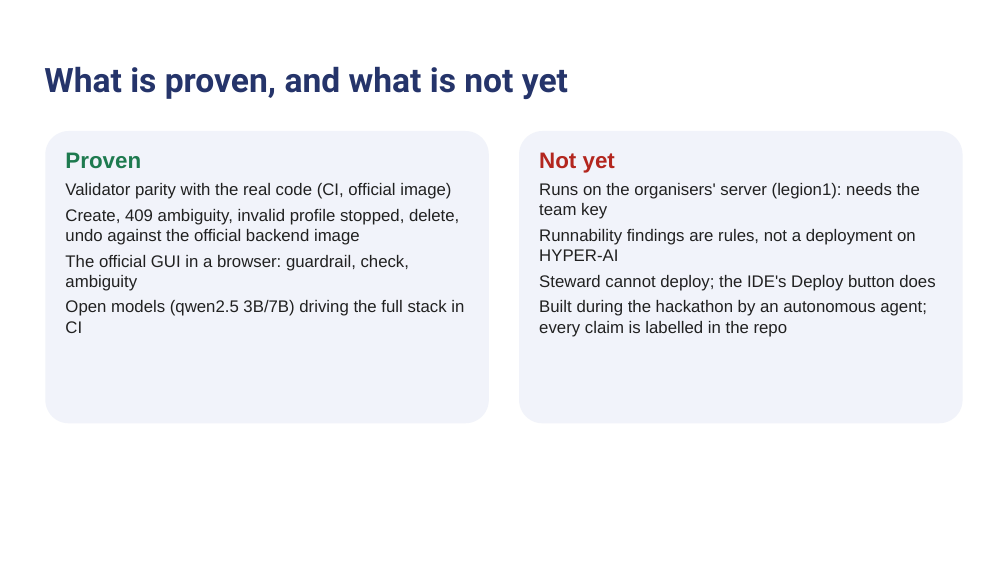
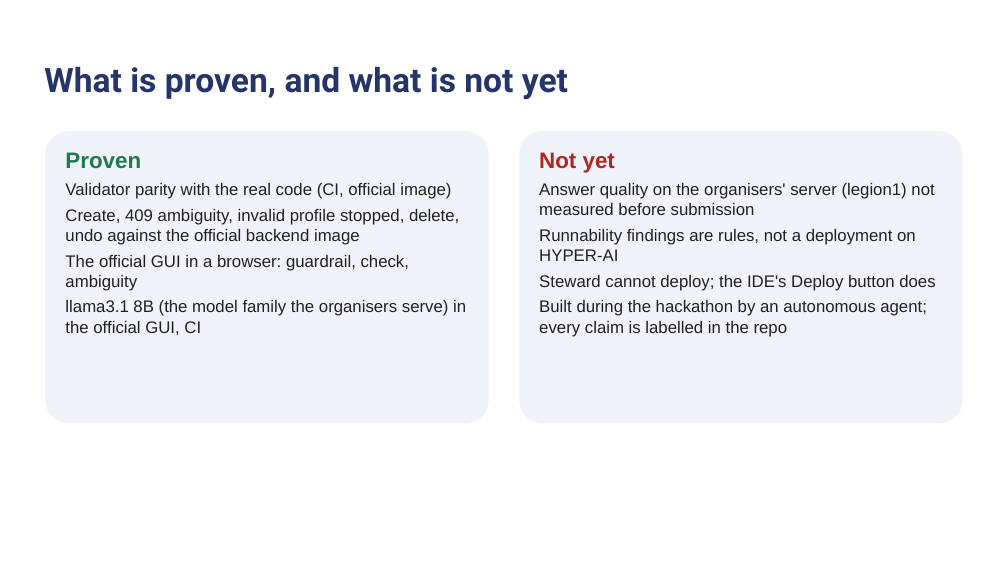
Before and after one commit to Faadil1/veles-hack-2026, a slide deck: slide 9 of docs/pitch/Hyperion-Steward-VelesHack.pptx. Drawn at 1008x567 pixels with LibreOffice and Linux fonts; fonts in the diff are those of the drawing; background and template pictures are left out. Boxes give left, top, right and bottom in pixels: in the first picture for what was removed or moved away, otherwise in the second. Text is boxed around its words. In the diff, an @@ line names an element or a change of style, - is before the commit and + after.

```diff
--- a/docs/pitch/Hyperion-Steward-VelesHack.pptx
+++ b/docs/pitch/Hyperion-Steward-VelesHack.pptx
@@ text at [539,183,934,215]: text changed @@
-Runs on the organisers' server (legion1): needs the team key
+Answer quality on the organisers' server (legion1) not measured before submission
@@ text at [65,300,466,335]: text changed @@
-Open models (qwen2.5 3B/7B) driving the full stack in CI
+llama3.1 8B (the model family the organisers serve) in the official GUI, CI
```
Also in this commit, not shown: 2 other slides changed, 4 other files.
